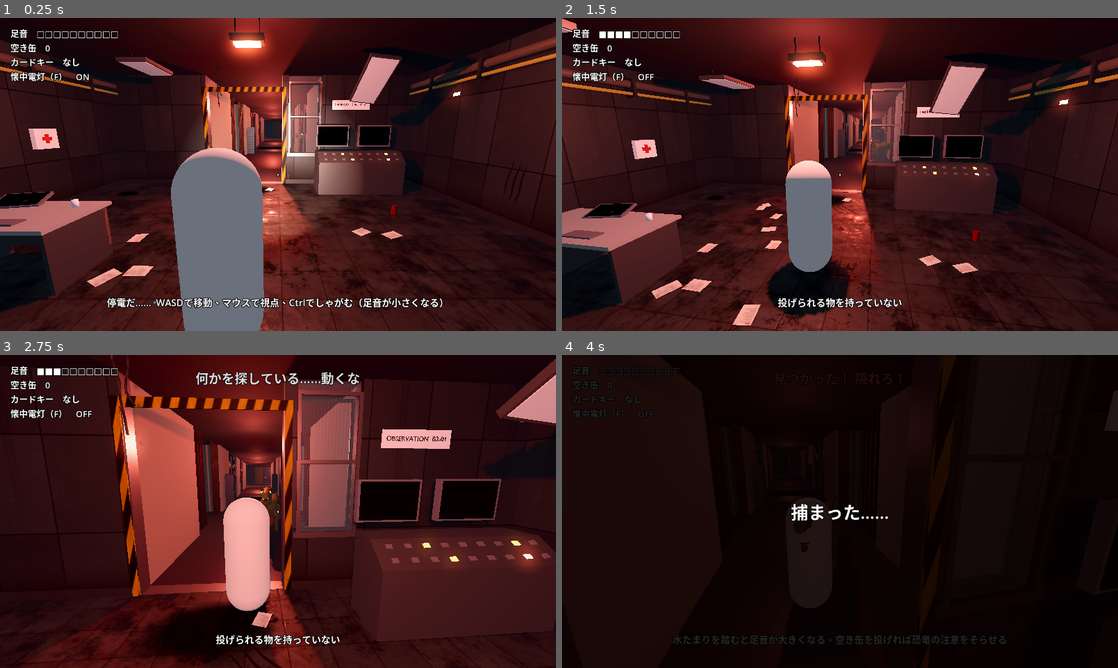
Above: before the commit, frames 1-4 (two rows, left to right).
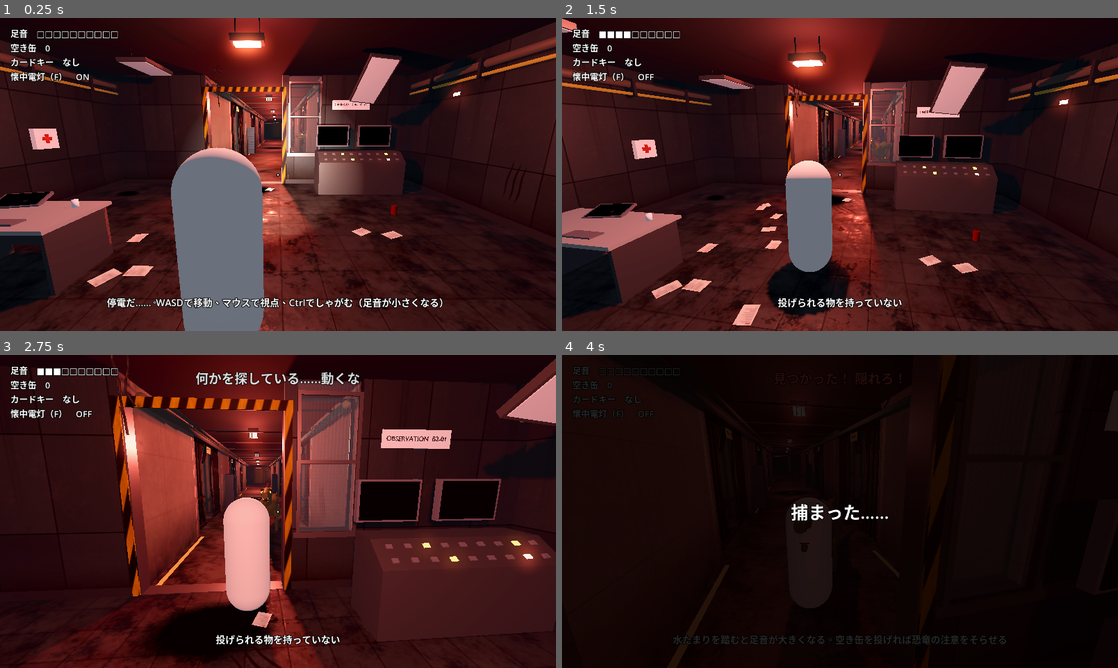
Above: after the commit, the same moments.

Repository: gamerer1-del/dinogame
Game: Godot game, scene res://scenes/main.tscn
Same seed, same stepped clock (60 frames per second), same inputs: the game is played once before the commit and once after it.
Inputs (mouse positions are in pixels of both pictures, inside the frame that each line leads up to):
- Up to frame 1 (0.25 s): no input
- Up to frame 2 (1.5 s): move the mouse to (867, 174) at 0.52 s; hold Ctrl (crouch) 0.53-1.28 s; hold W (move_forward) from 0.53 s (still down); click (867, 174) at 0.67 s; move the mouse to (812, 174) at 1.27 s; tap F (flashlight) at 1.35 s
- Up to frame 3 (2.75 s): keep holding W (move_forward); move the mouse to (289, 505) at 2.02 s; hold E (interact) from 2.03 s (still down)
- Up to frame 4 (4 s): keep holding W (move_forward); move the mouse to (834, 517) at 2.77 s; release E (interact) at 2.78 s; tap Shift (sprint) at 2.85 s; click (834, 517) at 2.92 s; move the mouse to (878, 514) at 3.52 s; press the mouse at (878, 514) at 3.53 s

The runs differ from the first frame. In frame 1, 1.7% of the frame differs, in the area x 29-58%, y 15-57%; in frame 2, 1.4%; in frame 3, 5.2%, in the area x 21-65%, y 6-74%; in frame 4, less than 0.1%.

Commit message:
Add Blender-built corridor, feeding room and exit models
Same pipeline as the observation room: tools/blender scripts build each
room to the guide's dimensions and export assets/models/rooms/*.glb.
The game's puddle planes now hide with the room boxes, since the models
draw their own puddles. tools/ gets a .gdignore so Godot skips the
Blender work files.

Co-Authored-By: Claude Opus 5.5 (1M context) <noreply@anthropic.com>

Diff:
--- a/scripts/level.gd
+++ b/scripts/level.gd
@@ -330,6 +330,8 @@
 	mi.mesh = pm
 	mi.material_override = m_puddle
 	mi.position = Vector3(r.position.x + r.size.x / 2.0, 0.01, r.position.y + r.size.y / 2.0)
+	if _room != "":
+		mi.add_to_group("box_visual_" + _room)   # Blenderの部屋モデルに水たまりが描いてあれば隠す
 	outside.add_child(mi)
 
 
Binary file added: assets/models/rooms/corridor.glb
Not shown, added: assets/models/rooms/corridor.glb.import
Binary file added: assets/models/rooms/corridor_cor_claw_base.webp
Not shown, added: assets/models/rooms/corridor_cor_claw_base.webp.import
Binary file added: assets/models/rooms/corridor_cor_claw_nrm.webp
Not shown, added: assets/models/rooms/corridor_cor_claw_nrm.webp.import
Binary file added: assets/models/rooms/corridor_cor_concrete_base.webp
Not shown, added: assets/models/rooms/corridor_cor_concrete_base.webp.import
Binary file added: assets/models/rooms/corridor_cor_concrete_nrm.webp
Not shown, added: assets/models/rooms/corridor_cor_concrete_nrm.webp.import
Binary file added: assets/models/rooms/corridor_cor_concrete_orm.webp
Not shown, added: assets/models/rooms/corridor_cor_concrete_orm.webp.import
(and 84 more such lines)
